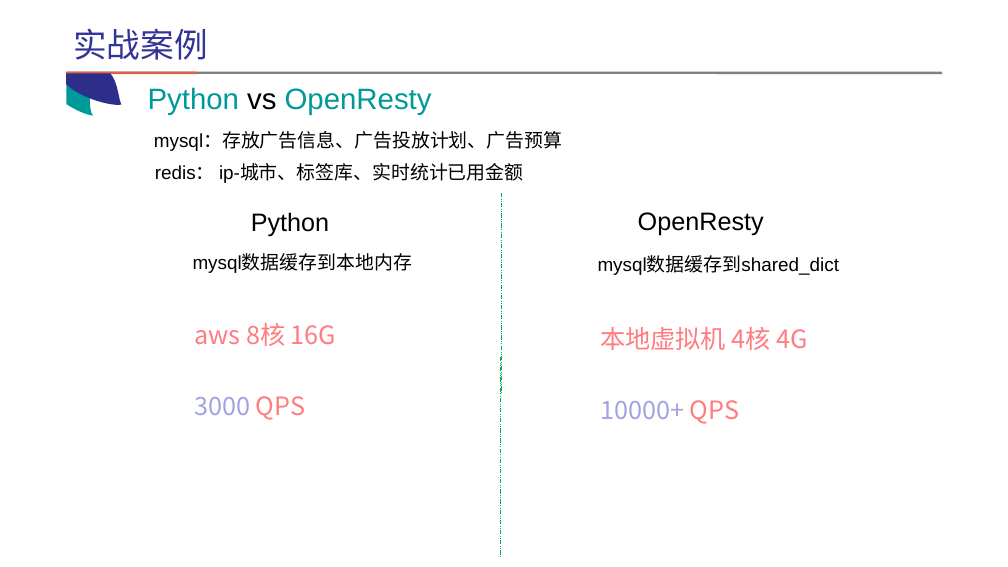
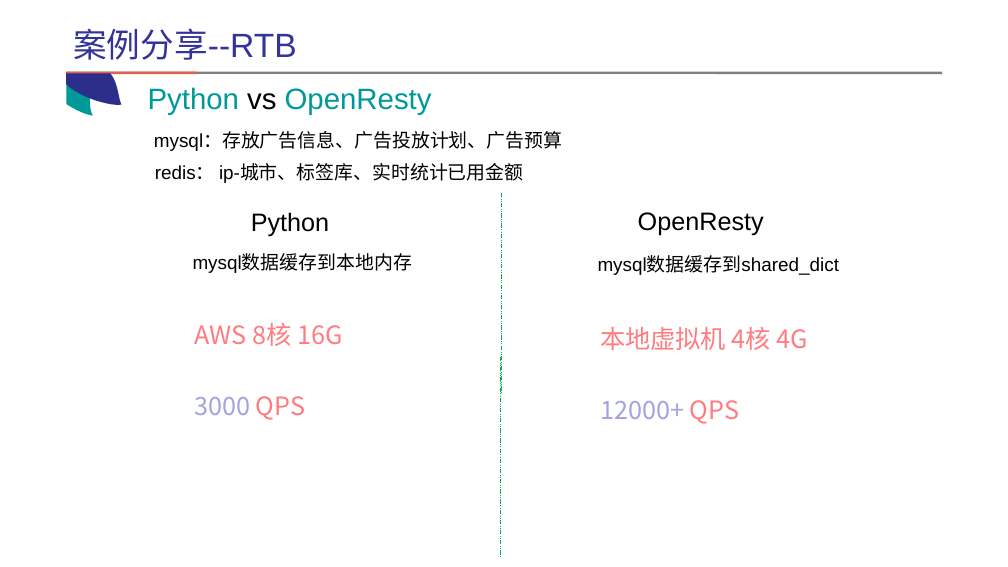
Before and after one commit to coder-zhuyu/OpenResty-share, a slide deck: slide 34 of openresty-share.pptx (slide 24 before the commit). Drawn at 1008x567 pixels with LibreOffice and Linux fonts; fonts in the diff are those of the drawing. Boxes give left, top, right and bottom in pixels: in the first picture for what was removed or moved away, otherwise in the second. Text is boxed around its words. In the diff, an @@ line names an element or a change of style, - is before the commit and + after.

```diff
--- a/openresty-share.pptx
+++ b/openresty-share.pptx
@@ text at [73, 28, 297, 60]: text changed @@
-实战案例
+案例分享--RTB
@@ text at [194, 323, 342, 346]: text changed @@
-aws 8核 16G
+AWS 8核 16G
@@ text at [600, 400, 739, 424]: text changed @@
-10000+ QPS
+12000+ QPS
```
Also in this commit, not shown: 12 other slides changed, 10 slides added, 14 other files.
